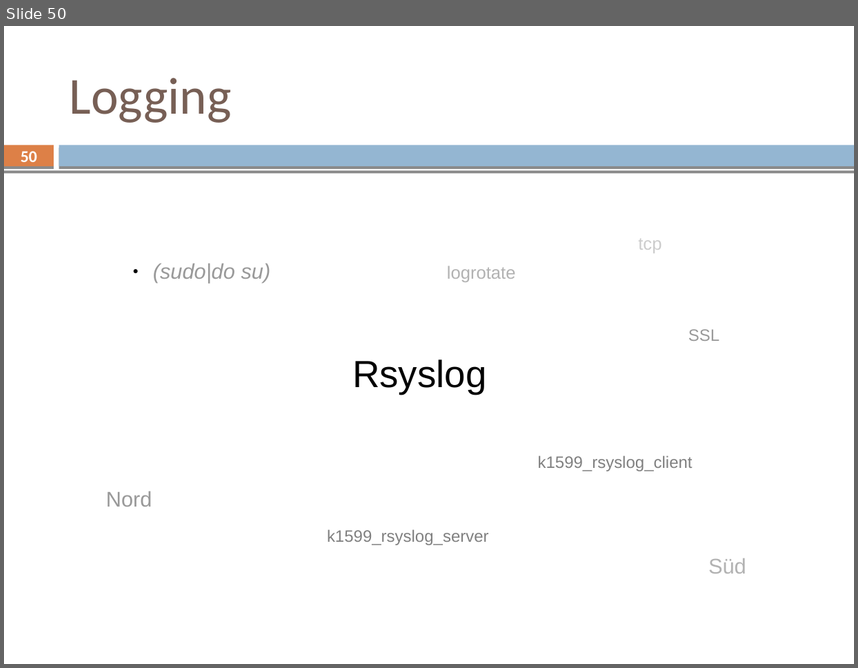
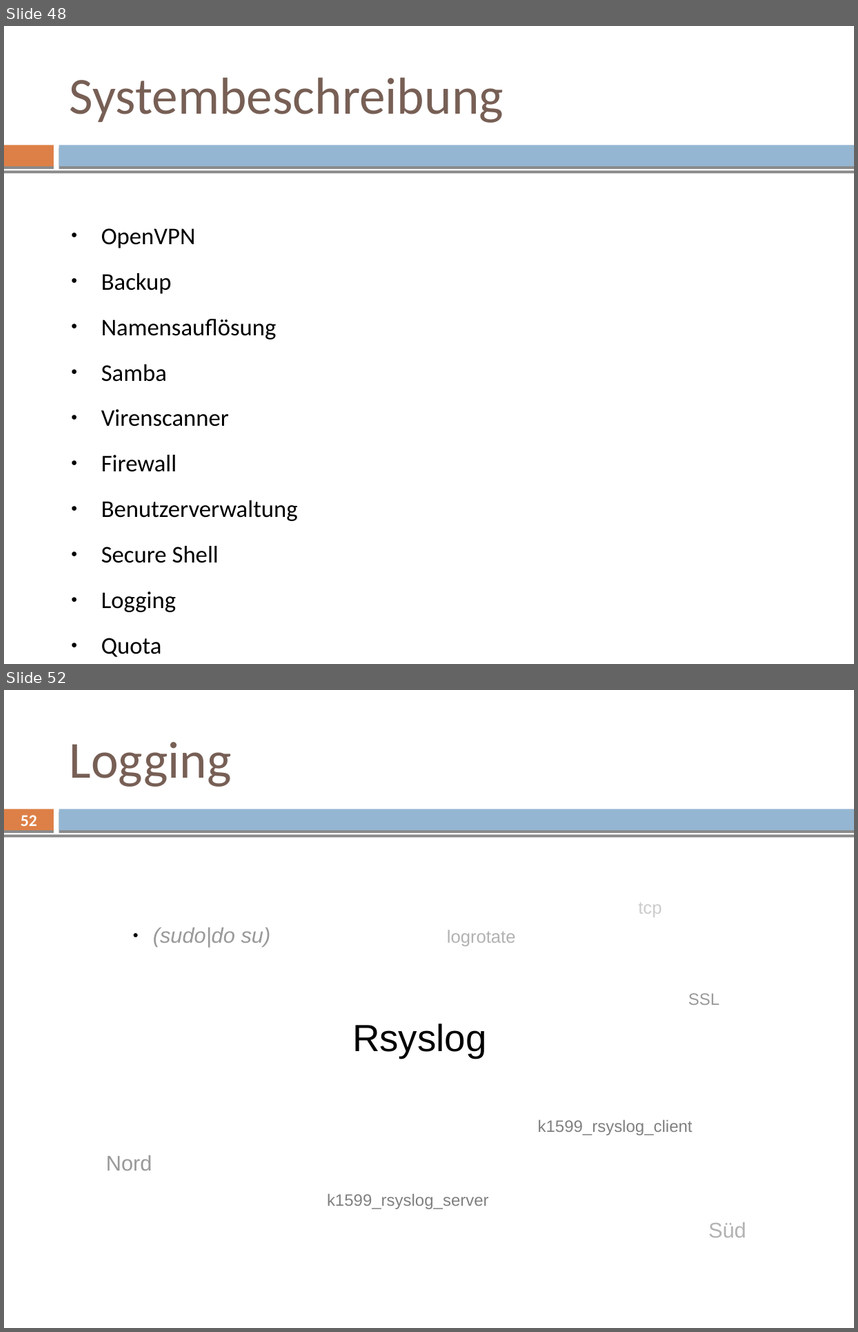
Before and after one commit to mvw/Wilddiebe10, a slide deck: keynote/keynote.odp. Shown one above the other, each under a label of ours: slide 50 before the commit, slides 48 and 52 after it; the slides between them are not shown. The pictures are 858x668 and 858x1332 pixels, drawn with LibreOffice and Linux fonts; fonts in the diff are those of the drawing. Boxes give left, top, right and bottom in pixels: in the first picture for what was removed or moved away, otherwise in the second. Text is boxed around its words. In the diff, an @@ line names an element or a change of style, - is before the commit and + after.

```diff
--- a/keynote/keynote.odp
+++ b/keynote/keynote.odp
@@ slide 48 added at (x1=4, y1=26, x2=854, y2=664), background #FFFFFF; not listed: 3 template elements that a slide beside it also shows @@
@@ title added at (x1=70, y1=77, x2=504, y2=123), 44 pt, text #775F55 @@
+Systembeschreibung
@@ text added at (x1=101, y1=228, x2=298, y2=612), 20.3 pt, text #000000 @@
+● OpenVPN
+● Backup
+● Namensauflösung
+● Samba
+● Virenscanner
+● Firewall
+● Benutzerverwaltung
+● Secure Shell
+● Logging
+● Quota
@@ what was slide 50 is now slide 52 @@
@@ page number at (x1=21, y1=815, x2=37, y2=831): text changed @@
-50
+52
```
Also in this commit, not shown: 3 other slides added, 1 slide removed, 1 other file.
